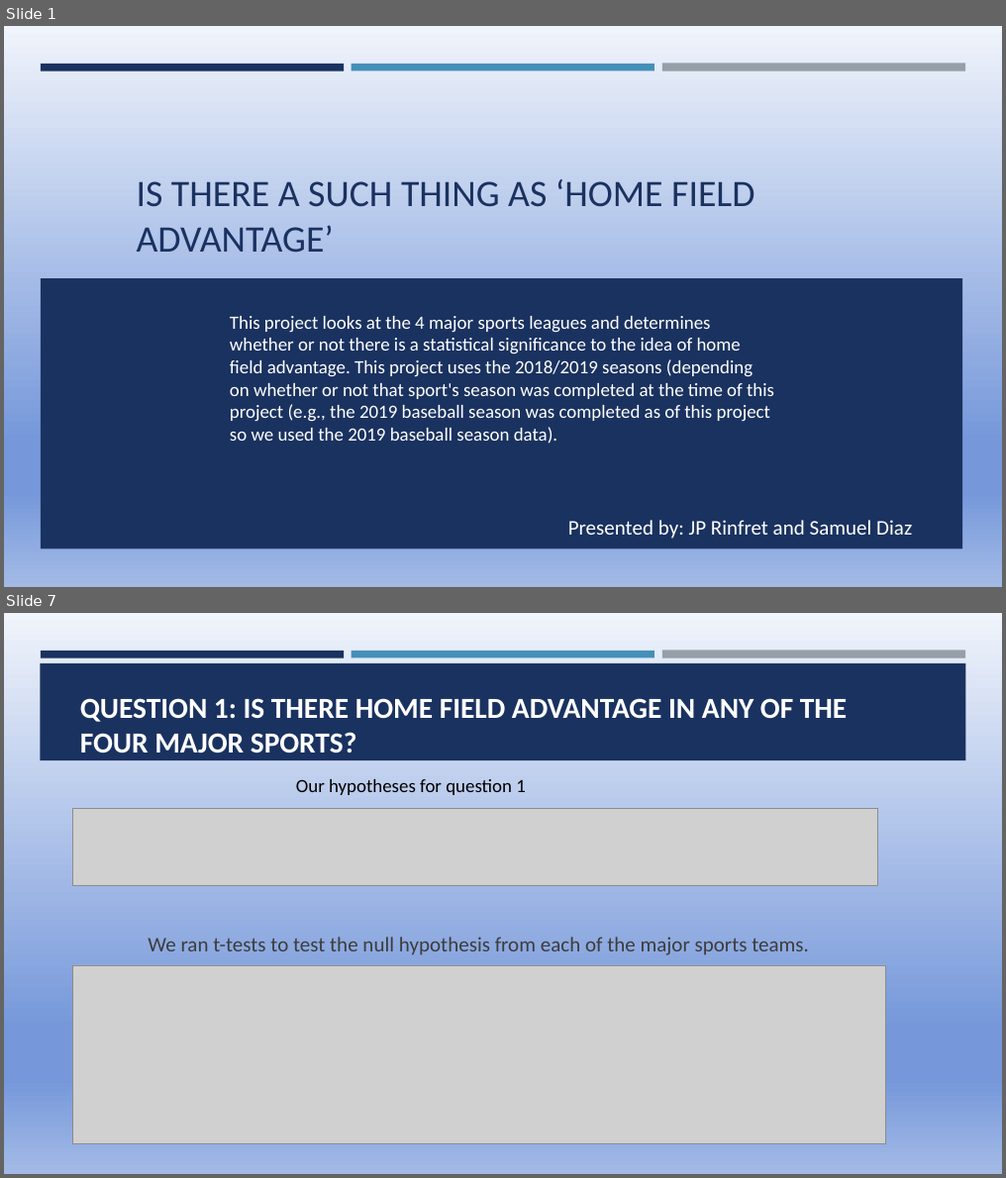
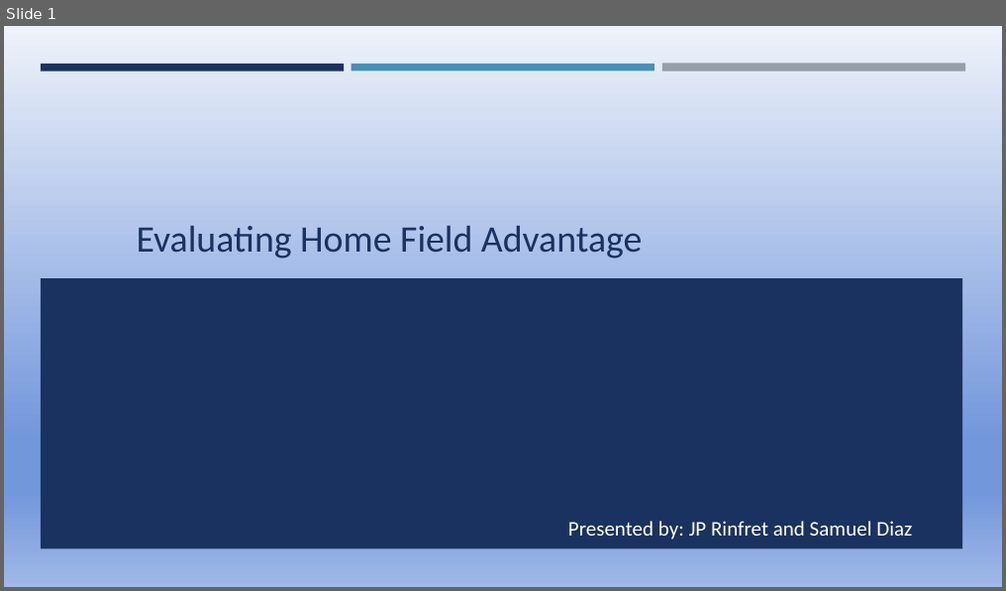
Before and after one commit to jprinfret/home_field_advantage, a slide deck: Presentation1.pptx. Shown one above the other, each under a label of ours: slides 1 and 7 before the commit, slide 1 after it; the slides between them are not shown. The pictures are 1006x1178 and 1006x591 pixels, drawn with LibreOffice and Linux fonts; fonts in the diff are those of the drawing; grey boxes stand for pictures. Boxes give left, top, right and bottom in pixels: in the first picture for what was removed or moved away, otherwise in the second. Text is boxed around its words. In the diff, an @@ line names an element or a change of style, - is before the commit and + after.

```diff
--- a/Presentation1.pptx
+++ b/Presentation1.pptx
@@ slide 7 removed at (4,613,1002,1174), background gradient #F0F4FB to #7698DA to #A3BAE6; not listed: 3 template elements that a slide beside it also shows @@
@@ rectangle removed at (40,663,966,761) @@
@@ title removed at (80,698,846,754) @@
-QUESTION 1: IS THERE HOME FIELD ADVANTAGE IN ANY OF THE FOUR MAJOR SPORTS?
@@ text removed at (296,779,526,795) @@
-Our hypotheses for question 1
@@ picture removed at (73,808,878,885) @@
@@ text removed at (148,937,809,956) @@
-We ran t-tests to test the null hypothesis from each of the major sports teams.
@@ picture removed at (73,965,887,1145) @@
@@ slide 1 changed as well @@
@@ background gradient #F0F4FB to #7698DA to #A3BAE6 to gradient #EEF2FA to #7397DB to #A0B8E7 @@
@@ title at (137,226,642,259): text changed @@
-IS THERE A SUCH THING AS ‘HOME FIELD ADVANTAGE’
+Evaluating Home Field Advantage
@@ text removed at (230,316,774,444) @@
-This project looks at the 4 major sports leagues and determines whether or not there is a statistical significance to the idea of home field advantage. This project uses the 2018/2019 seasons (depending on whether or not that sport's season was completed at the time of this project (e.g., the 2019 baseball season was completed as of this project so we used the 2019 baseball season data).
```
Also in this commit, not shown: 3 other slides changed, 11 slides added, 3 other slides removed, 2 other files.
